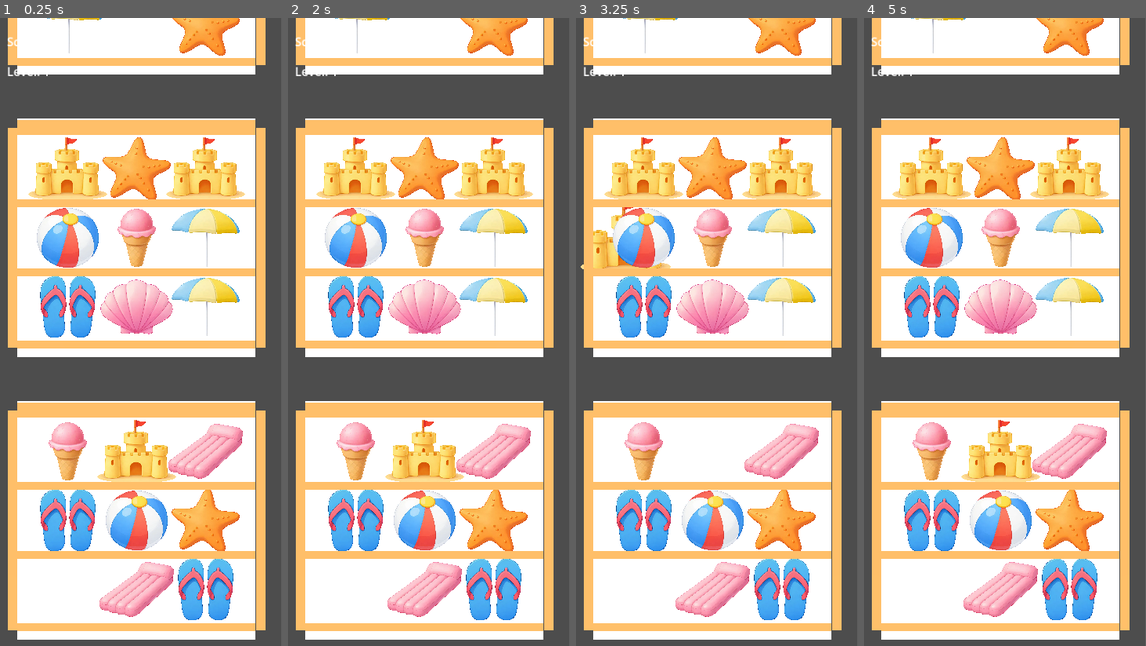
Above: before the commit, frames 1-4 (left to right).
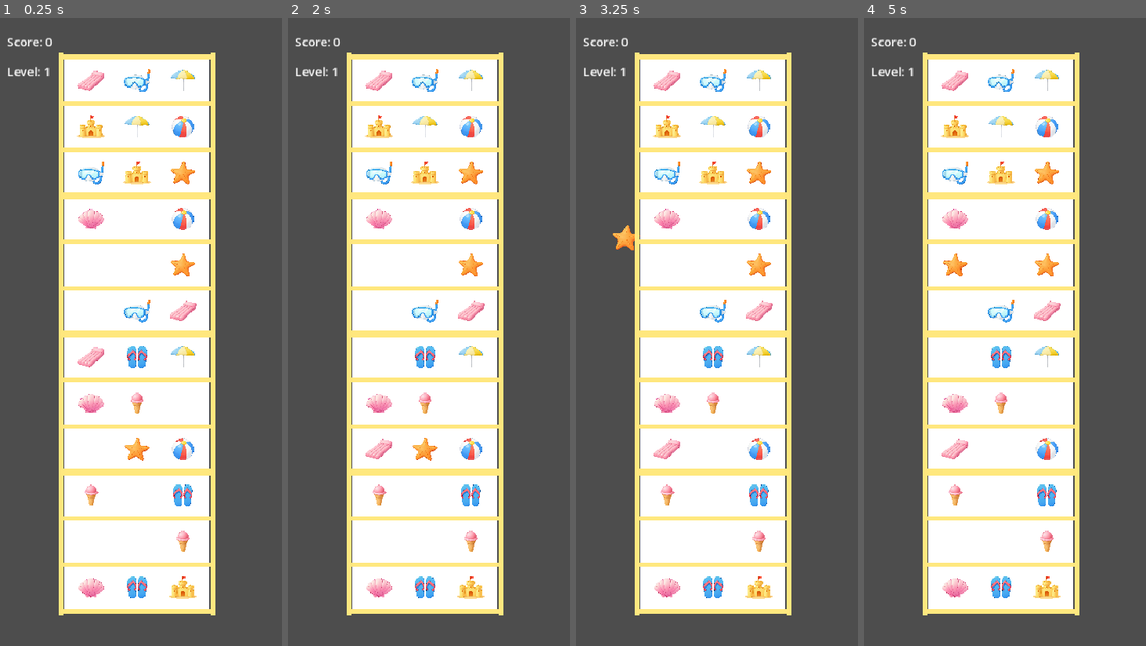
Above: after the commit, the same moments.

Repository: rochanehurst/TripleSort
Game: Godot game, scene res://scenes/core/GameScene.tscn
Two runs of this game, one before a commit and one after it. Both use one fixed random seed, a clock stepped at 60 frames per second and the inputs below.
Inputs (mouse positions are in pixels of both pictures, inside the frame that each line leads up to):
- Up to frame 1 (0.25 s): no input
- Up to frame 2 (2 s): tap Enter at 0.5 s; move the mouse to (488, 300) at 0.52 s; click (488, 300) at 0.67 s; tap Space at 1.25 s; drag from (366, 363) to (409, 457) at 1.27 s
- Up to frame 3 (3.25 s): move the mouse to (742, 193) at 2.02 s; click (742, 193) at 2.17 s; tap Enter at 2.75 s; drag from (697, 457) to (626, 237) at 2.77 s
- Up to frame 4 (5 s): move the mouse to (1086, 426) at 3.52 s; click (1086, 426) at 3.67 s; tap Space at 4.25 s; drag from (914, 237) to (957, 175) at 4.27 s
In our replay, the window is 369x800 before the commit and 370x800 after it. These sizes can differ from the game's own. Grey fills any space a smaller window leaves; there, only what the larger window draws over its background counts as a difference.

The runs differ from the first frame. In frame 1, 71% of the frame differs, in the area x 2-95%, y 0-99%; in frame 2, 71%; in frame 3, 70%; in frame 4, 71%.

Commit message:
Shelf layout working - 4 shelves, 27 items, clean visuals

Diff:
--- a/project.godot
+++ b/project.godot
@@ -26,6 +26,9 @@
 
 window/size/viewport_width=390
 window/size/viewport_height=844
+window/stretch/mode="canvas_items"
+window/stretch/aspect="expand"
+window/handheld/orientation=1
 
 [physics]
 
--- a/scenes/core/Board.tscn
+++ b/scenes/core/Board.tscn
@@ -6,10 +6,10 @@
 script = ExtResource("1_1r15o")
 
 [node name="Camera3D" type="Camera3D" parent="." unique_id=383198026]
-transform = Transform3D(1, 0, 0, 0, 1, 0, 0, 0, 1, 0, -6, 10)
+transform = Transform3D(1, 0, 0, 0, 1, 0, 0, 0, 1, 0, -4.9, 10)
 projection = 1
 current = true
-size = 10.0
+size = 15.0
 
 [node name="DirectionalLight3D" type="DirectionalLight3D" parent="." unique_id=1997707191]
 
--- a/scenes/core/ShelfUnit.tscn
+++ b/scenes/core/ShelfUnit.tscn
@@ -2,71 +2,60 @@
 
 [ext_resource type="Script" uid="uid://t70kf05doq72" path="res://scripts/core/ShelfUnit.gd" id="1_qj2op"]
 
-[sub_resource type="BoxMesh" id="BoxMesh_qj2op"]
-size = Vector3(3.8, 0.15, 0.8)
+[sub_resource type="BoxMesh" id="BoxMesh_topbot"]
+size = Vector3(3.5, 0.12, 0.6)
 
-[sub_resource type="StandardMaterial3D" id="StandardMaterial3D_qsce0"]
-albedo_color = Color(0.6, 0.4, 0.2, 1)
+[sub_resource type="StandardMaterial3D" id="Mat_wood"]
+albedo_color = Color(0.72, 0.49, 0.25, 1)
 
-[sub_resource type="BoxMesh" id="BoxMesh_y4nf1"]
-size = Vector3(0.15, 3.5, 0.8)
+[sub_resource type="BoxMesh" id="BoxMesh_side"]
+size = Vector3(0.12, 3.54, 0.6)
 
-[sub_resource type="StandardMaterial3D" id="StandardMaterial3D_kn57l"]
-albedo_color = Color(0.6, 0.4, 0.2, 1)
+[sub_resource type="BoxMesh" id="BoxMesh_hplank"]
+size = Vector3(3.5, 0.1, 0.6)
 
-[sub_resource type="BoxMesh" id="BoxMesh_qsce0"]
-size = Vector3(3.8, 0.12, 0.8)
+[sub_resource type="BoxMesh" id="BoxMesh_back"]
+size = Vector3(3.47, 3.4, 0.08)
 
-[sub_resource type="StandardMaterial3D" id="StandardMaterial3D_y4nf1"]
-albedo_color = Color(0.6, 0.4, 0.2, 1)
-
-[sub_resource type="BoxMesh" id="BoxMesh_kn57l"]
-size = Vector3(3.8, 3.8, 0.1)
-
-[sub_resource type="StandardMaterial3D" id="StandardMaterial3D_a3uip"]
-albedo_color = Color(0.9098039, 0.8352941, 0.6901961, 1)
+[sub_resource type="StandardMaterial3D" id="Mat_cream"]
+albedo_color = Color(0.91, 0.84, 0.70, 1)
 
 [node name="ShelfUnit" type="Node3D" unique_id=1386829052]
 script = ExtResource("1_qj2op")
 
-[node name="ShelfMesh" type="MeshInstance3D" parent="." unique_id=209432351]
-transform = Transform3D(1, 0, 0, 0, 1, 0, 0, 0, 1, 0, 1.8, 0)
-mesh = SubResource("BoxMesh_qj2op")
-surface_material_override/0 = SubResource("StandardMaterial3D_qsce0")
+[node name="BackPanel" type="MeshInstance3D" parent="." unique_id=1634495449]
+transform = Transform3D(1, 0, 0, 0, 1, 0, 0, 0, 1, 0, 0, -0.25)
+mesh = SubResource("BoxMesh_back")
+surface_material_override/0 = SubResource("Mat_cream")
+
+[node name="TopPlank" type="MeshInstance3D" parent="." unique_id=31802917]
+transform = Transform3D(1, 0, 0, 0, 1, 0, 0, 0, 1, 0, 1.67, 0)
+mesh = SubResource("BoxMesh_topbot")
+surface_material_override/0 = SubResource("Mat_wood")
+
+[node name="BottomPlank" type="MeshInstance3D" parent="." unique_id=1569386706]
+transform = Transform3D(1, 0, 0, 0, 1, 0, 0, 0, 1, 0, -1.67, 0)
+mesh = SubResource("BoxMesh_topbot")
+surface_material_override/0 = SubResource("Mat_wood")
 
 [node name="LeftPanel" type="MeshInstance3D" parent="." unique_id=930982389]
-transform = Transform3D(1, 0, 0, 0, 1, 0, 0, 0, 1, -1.98, 0, 0)
-mesh = SubResource("BoxMesh_y4nf1")
-surface_material_override/0 = SubResource("StandardMaterial3D_kn57l")
+transform = Transform3D(1, 0, 0, 0, 1, 0, 0, 0, 1, -1.81, 0, 0)
+mesh = SubResource("BoxMesh_side")
+surface_material_override/0 = SubResource("Mat_wood")
 
 [node name="RightPanel" type="MeshInstance3D" parent="." unique_id=748177659]
-transform = Transform3D(1, 0, 0, 0, 1, 0, 0, 0, 1, 1.98, 0, 0)
-mesh = SubResource("BoxMesh_y4nf1")
-surface_material_override/0 = SubResource("StandardMaterial3D_kn57l")
+transform = Transform3D(1, 0, 0, 0, 1, 0, 0, 0, 1, 1.81, 0, 0)
+mesh = SubResource("BoxMesh_side")
+surface_material_override/0 = SubResource("Mat_wood")
+
+[node name="HPlank1" type="MeshInstance3D" parent="." unique_id=2091708984]
+transform = Transform3D(1, 0, 0, 0, 1, 0, 0, 0, 1, 0, 0.55, 0)
+mesh = SubResource("BoxMesh_hplank")
+surface_material_override/0 = SubResource("Mat_wood")
+
+[node name="HPlank2" type="MeshInstance3D" parent="." unique_id=51724725]
+transform = Transform3D(1, 0, 0, 0, 1, 0, 0, 0, 1, 0, -0.55, 0)
+mesh = SubResource("BoxMesh_hplank")
+surface_material_override/0 = SubResource("Mat_wood")
 
 [node name="SlotsContainer" type="Node3D" parent="." unique_id=1278067937]
-
-[node name="Plank0" type="MeshInstance3D" parent="." unique_id=31802917]
-transform = Transform3D(1, 0, 0, 0, 1, 0, 0, 0, 1, 0, 1.7, 0)
-mesh = SubResource("BoxMesh_qsce0")
-surface_material_override/0 = SubResource("StandardMaterial3D_y4nf1")
-
-[node name="Plank1" type="MeshInstance3D" parent="." unique_id=2091708984]
-transform = Transform3D(1, 0, 0, 0, 1, 0, 0, 0, 1, 0, 0.55, 0)
-mesh = SubResource("BoxMesh_qsce0")
-surface_material_override/0 = SubResource("StandardMaterial3D_y4nf1")
-
-[node name="Plank2" type="MeshInstance3D" parent="." unique_id=51724725]
-transform = Transform3D(1, 0, 0, 0, 1, 0, 0, 0, 1, 0, -0.55, 0)
-mesh = SubResource("BoxMesh_qsce0")
-surface_material_override/0 = SubResource("StandardMaterial3D_y4nf1")
-
-[node name="Plank3" type="MeshInstance3D" parent="." unique_id=1569386706]
-transform = Transform3D(1, 0, 0, 0, 1, 0, 0, 0, 1, 0, -1.7, 0)
-mesh = SubResource("BoxMesh_qsce0")
-surface_material_override/0 = SubResource("StandardMaterial3D_y4nf1")
-
-[node name="BackPanel" type="MeshInstance3D" parent="." unique_id=1634495449]
-transform = Transform3D(1, 0, 0, 0, 1, 0, 0, 0, 1, 0, 0, -0.3)
-mesh = SubResource("BoxMesh_kn57l")
-surface_material_override/0 = SubResource("StandardMaterial3D_a3uip")
--- a/scenes/objects/MatchObject.tscn
+++ b/scenes/objects/MatchObject.tscn
@@ -9,7 +9,7 @@
 script = ExtResource("1_k6ukn")
 
 [node name="Sprite3D" type="Sprite3D" parent="." unique_id=1592647434]
-pixel_size = 0.0015
+pixel_size = 0.0008
 billboard = 1
 alpha_cut = 1
 
--- a/scripts/core/Board.gd
+++ b/scripts/core/Board.gd
@@ -1,7 +1,7 @@
 extends Node3D
 
 const SHELF_SPACING_Z: float = 0.0
-const SHELF_SPACING_Y: float = 4.5
+const SHELF_SPACING_Y: float = 3.3
 
 @onready var object_container: Node3D = $ObjectContainer
 @onready var camera: Camera3D = $Camera3D
--- a/scripts/core/GameManager.gd
+++ b/scripts/core/GameManager.gd
@@ -2,7 +2,7 @@
 
 @export var match_object_scene: PackedScene
 @export var shelf_scene: PackedScene
-@export var shelf_count: int = 3
+@export var shelf_count: int = 4
 
 var _board: Node3D
 
@@ -17,12 +17,9 @@
 	GameState.reset_for_level()
 	_board.clear_board()
 	_board.setup_shelves(shelf_scene, shelf_count)
-
-	# Load theme
 	ThemeLoader.load_theme(GameState.current_theme)
 	var object_types = ThemeLoader.get_object_types()
 
-	# Build slot list and shuffle
 	var all_slots = []
 	for shelf_idx in shelf_count:
 		for row in 3:
@@ -30,16 +27,16 @@
 				all_slots.append({"shelf": shelf_idx, "row": row, "col": col})
 	all_slots.shuffle()
 
-	# Fill slots with guaranteed sets of 3
-	# 27 slots total, use 24 (leave 3 empty)
+	# 27 filled slots out of 36 total
 	var type_ids = []
-	for i in 8:
+	for i in 9:
 		var obj_type = object_types[i % object_types.size()]
 		for j in 3:
 			type_ids.append(obj_type.type_id)
 	type_ids.shuffle()
 
-	_board.spawn_objects_at_slots(match_object_scene, type_ids, all_slots)
+	# only fill first 27 slots, leave 9 empty
+	_board.spawn_objects_at_slots(match_object_scene, type_ids, all_slots.slice(0, 27))
 	EventBus.level_started.emit()
 
 func _on_level_completed() -> void:
